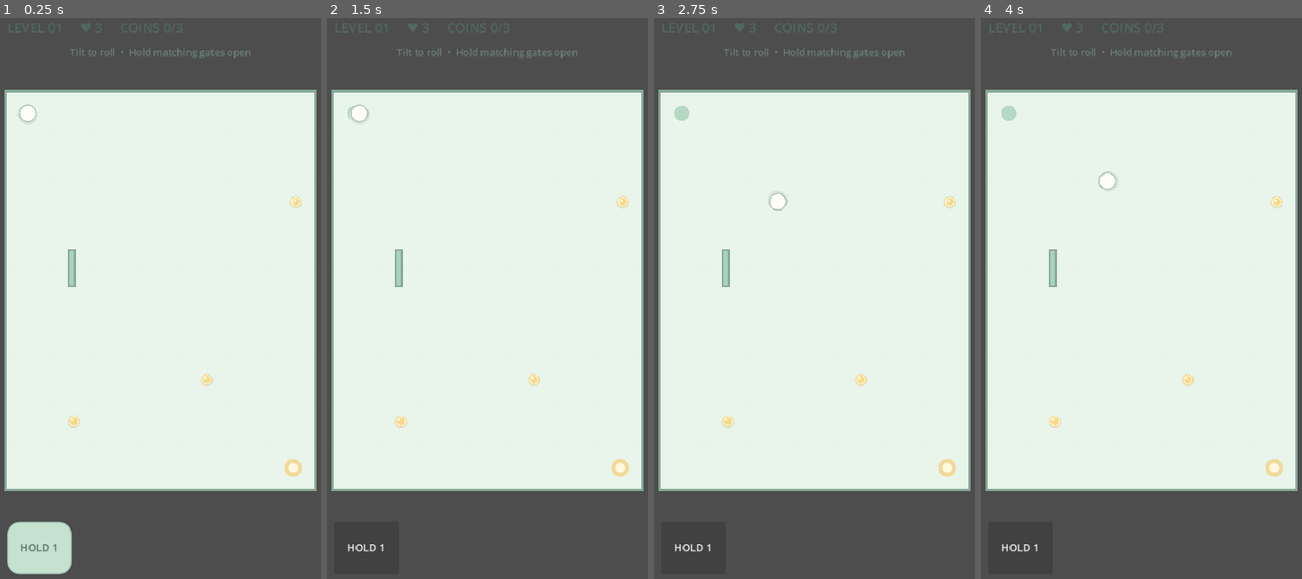
Above: before the commit, frames 1-4 (left to right).
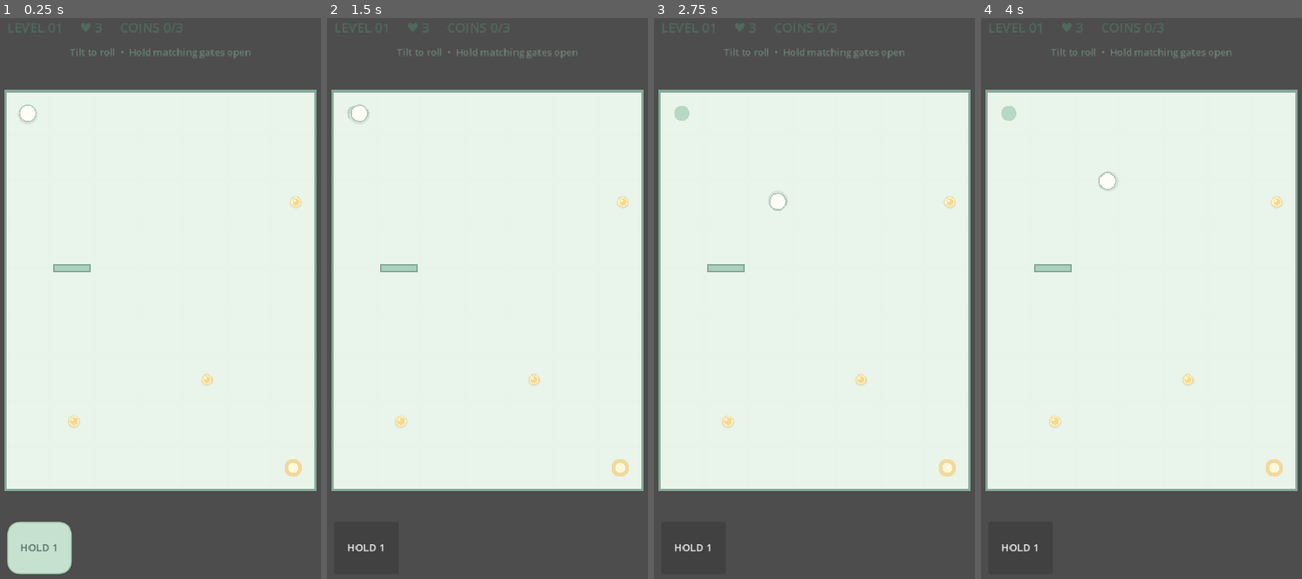
Above: after the commit, the same moments.

Repository: IoriHinata/Mikrozz
Game: Godot game, scene res://scenes/Main.tscn
The game is run twice, just before and just after one commit, with the same random seed, the same clock (stepped at 60 frames per second) and the same inputs.
Inputs:
- Up to frame 1 (0.25 s): no input
- Up to frame 2 (1.5 s): click "HOLD 1" at 0.5 s; tap Enter at 1.25 s; hold Right (ui_right) from 1.28 s (still down)
- Up to frame 3 (2.75 s): tap Space at 2 s; release Right (ui_right) at 2.03 s; hold Down (ui_down) from 2.03 s (still down)
- Up to frame 4 (4 s): release Down (ui_down) at 2.78 s; hold Right (ui_right) 2.78-3.53 s; tap Enter at 3.5 s; hold Up (ui_up) from 3.53 s (still down)

The runs differ from the first frame. In frame 1, 0.3% of the frame differs, in the area x 16-29%, y 41-48%; in frame 2, 0.3%; in frame 3, 0.3%; in frame 4, 0.3%.

Commit message:
fix: instantiate coin scene and orient gates across passages

Diff:
--- a/scripts/MazeGenerator.gd
+++ b/scripts/MazeGenerator.gd
@@ -4,6 +4,8 @@
 signal coin_body_created(coin: RigidBody2D)
 signal hazard_created(area: Area2D)
 signal exit_created(area: Area2D)
+
+const CoinScript = preload("res://scripts/Coin.gd")
 
 const PALETTES := [
 	{"floor": Color("#e8f3e9"), "wall": Color("#91b8a4"), "accent": Color("#a8d2bd")},
@@ -128,7 +130,7 @@
 	var coin_count := clampi(3 + int(level_number / 2), 3, 10)
 	for i in range(coin_count):
 		var path_index := clampi(int((float(i + 1) / float(coin_count + 1)) * (solution.size() - 1)), 1, solution.size() - 2)
-		var coin := MikrozzCoin.new()
+		var coin := CoinScript.new()
 		coin.position = _cell_center(solution[path_index]) + Vector2(randf_range(-4, 4), randf_range(-4, 4))
 		add_child(coin)
 		coin_body_created.emit(coin)
@@ -142,6 +144,11 @@
 			if placed < hazard_count and randf() < 0.3:
 				var hazard := _make_hazard(_cell_center(cell), cell_size * 0.22, placed % 2 == 0)
 				add_child(hazard)
+				if level_number >= 3:
+					var travel := Vector2(cell_size * 0.20, 0)
+					var motion := hazard.create_tween().set_loops()
+					motion.tween_property(hazard, "position", _cell_center(cell) + travel, 0.9).from(_cell_center(cell) - travel)
+					motion.tween_property(hazard, "position", _cell_center(cell) - travel, 0.9)
 				hazard_created.emit(hazard)
 				placed += 1
 	var exit_area := Area2D.new()
@@ -185,7 +192,7 @@
 	var body := StaticBody2D.new()
 	body.position = at
 	body.add_to_group("gates")
-	var size := Vector2(cell_size * 0.82, 9.0) if direction % 2 == 1 else Vector2(9.0, cell_size * 0.82)
+	var size := Vector2(9.0, cell_size * 0.82) if direction % 2 == 1 else Vector2(cell_size * 0.82, 9.0)
 	var shape := RectangleShape2D.new()
 	shape.size = size
 	var collision := CollisionShape2D.new()
